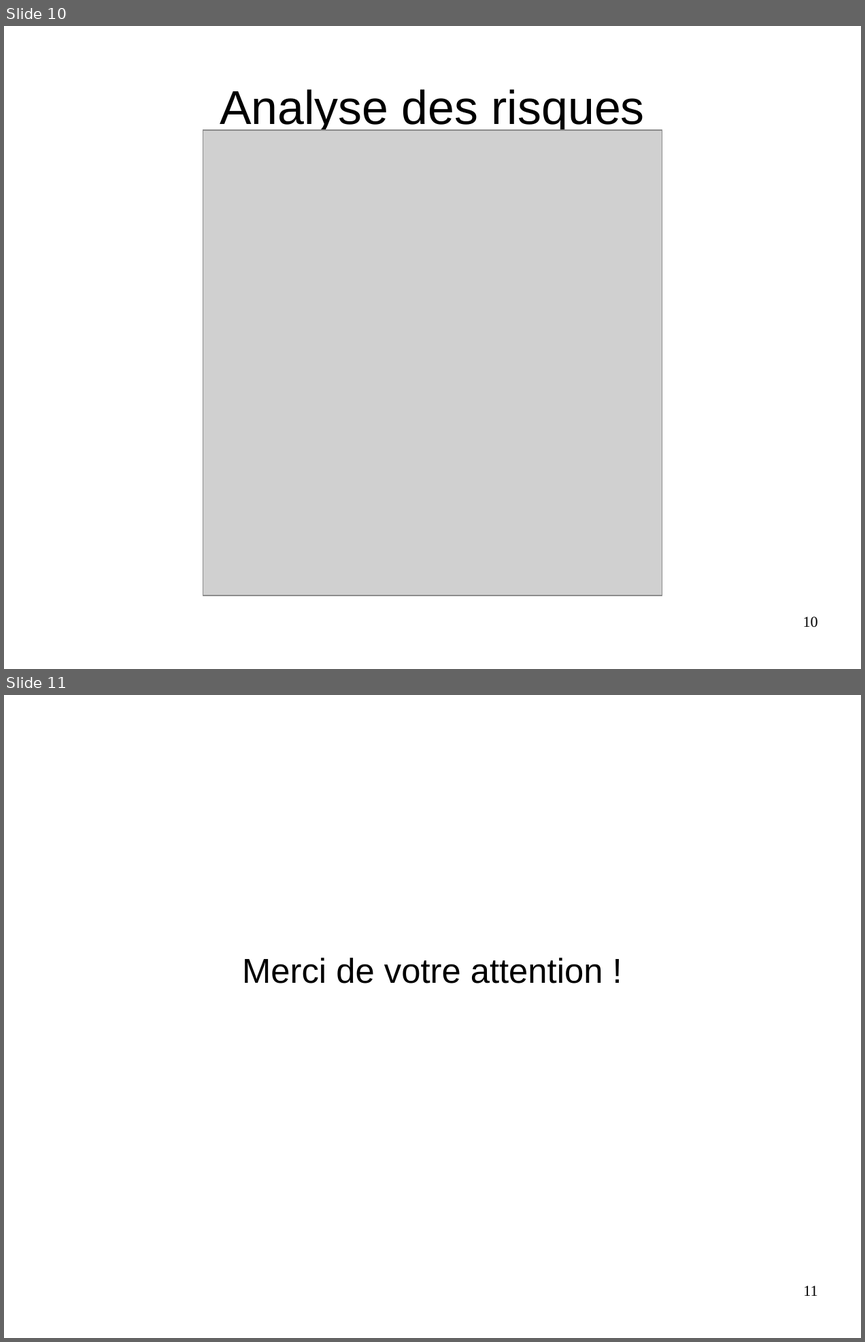
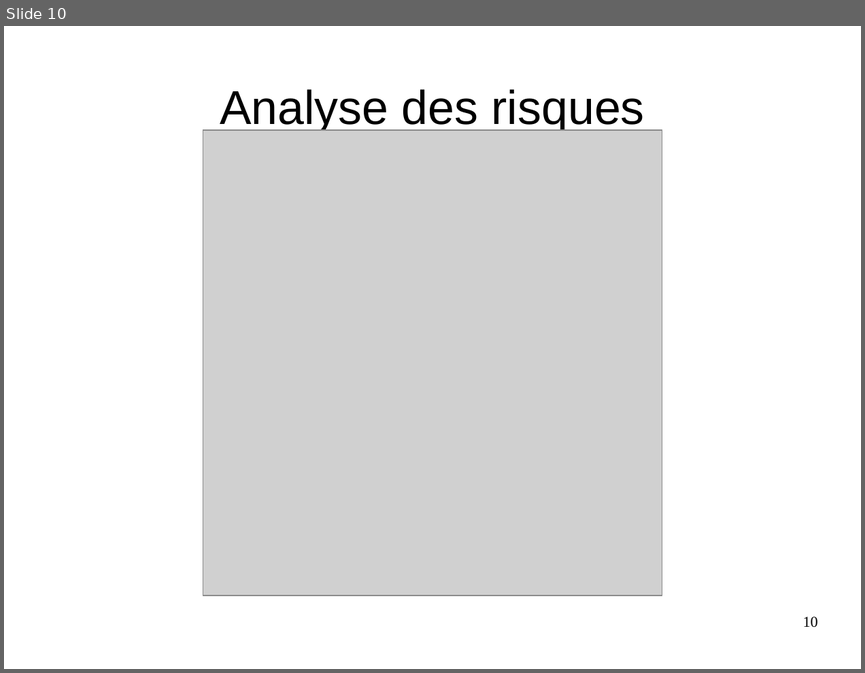
Before and after one commit to Projet-M2-TurtleBot-UPS/TurtleBot-doc, a slide deck: Livrables_2017-2018/Présentation.odp. Shown one above the other, each under a label of ours: slides 10 and 11 before the commit, slide 10 after it. The pictures are 865x1342 and 865x673 pixels, drawn with LibreOffice and Linux fonts; fonts in the diff are those of the drawing; grey boxes stand for pictures; background and template pictures are left out. Boxes give left, top, right and bottom in pixels: in the first picture for what was removed or moved away, otherwise in the second. Text is boxed around its words. In the diff, an @@ line names an element or a change of style, - is before the commit and + after.

```diff
--- a/Livrables_2017-2018/Présentation.odp
+++ b/Livrables_2017-2018/Présentation.odp
@@ slide 11 removed at <box>4,695,861,1338</box>, background #FFFFFF @@
@@ subtitle removed at <box>242,957,603,983</box> @@
-Merci de votre attention !
@@ page number removed at <box>803,1285,817,1295</box> @@
-11
```
Also in this commit, not shown: 1 slide added, 1 other file.
